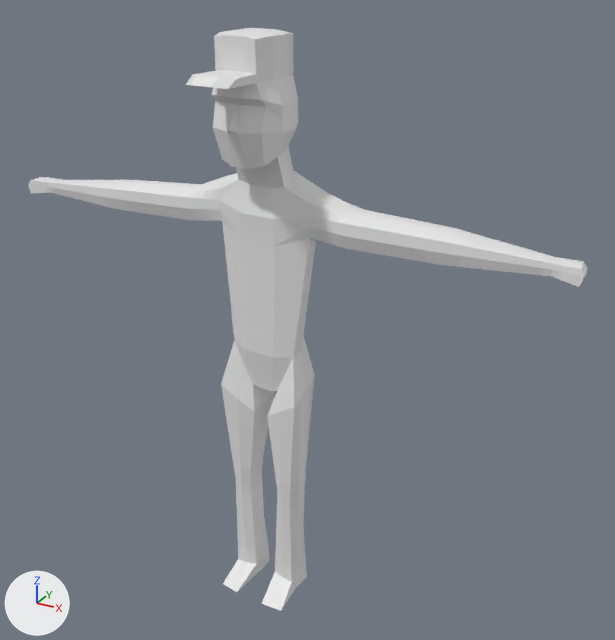
Two versions of the FBX model Assets/Models/soldado.fbx, one commit apart.
Both versions are drawn from a camera (50 mm lens) standing at (13.24, -21.01, 21.12) and looking at (1.24, 0.8, 10.21). The axes (+X, +Y, +Z) are drawn at lower left. The lights are the same throughout. The first picture is the older version. Where no turn or scale is listed for an object, it has been applied to the vertices.
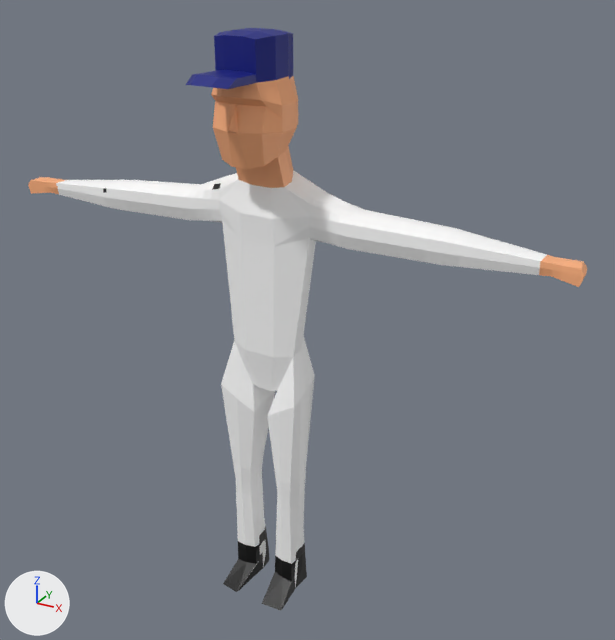
What changed in the scene script:
```text
Add img_soldado_texture_v1_png:
    img_soldado_texture_v1_png = load_image('soldado_texture_v1.png', '../Textures/soldado_texture_v1.png', 1024, 1024, 'sRGB')
Change mat_material:
    remove mat_material.base_color = (0.8, 0.8, 0.8)  # white #e7e7e7
    add mat_material.texture = img_soldado_texture_v1_png
Change me_cube:
    where me_cube.from_pydata(...)  # 944 vertices, 975 faces; spans x -9.7..9.6, y -2.5..1.8, z -16.9..2.3
    used by ob_cube; location = (0.0, 0.0, 16.73)
    me_cube part 1: texture (UV) coordinates of 975 of 975 faces, centred in x -9.7..9.6, y -2.3..1.8, z -16.8..2.3, changed; they spanned u 0.0..0.99, v 0.01..0.96 and now span u 0.01..0.99, v 0.01..0.98
```

Pixel boxes [x1, y1, x2, y2] of what changed, in the pictures (615 x 640 px):
'Cube', surface changed
    both: [28, 28, 587, 611]
